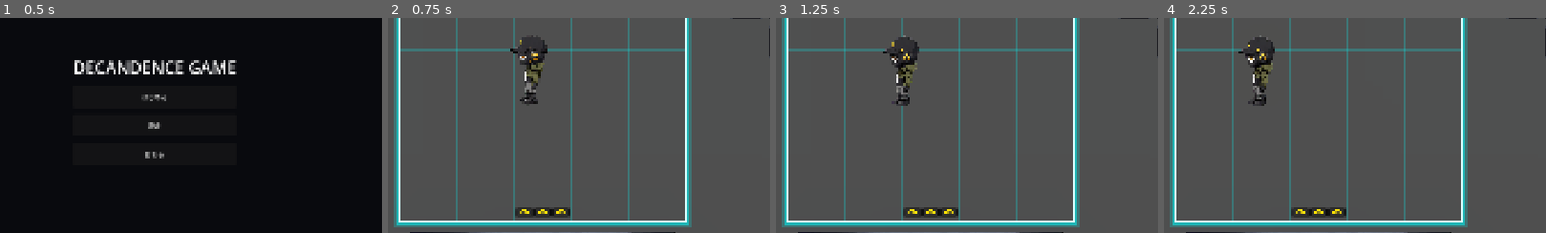
Above: before the commit, frames 1-4 (left to right).
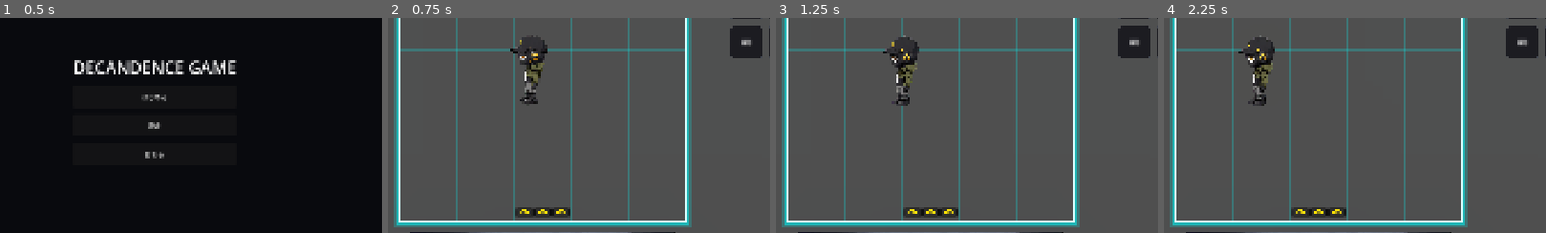
Above: after the commit, the same moments.

Repository: grimoire1089-coder/optimistic
Game: Godot game, scene res://Scenes/Boot/TitleScene.tscn
The game is run twice, just before and just after one commit, with the same random seed, the same clock (stepped at 60 frames per second) and the same inputs. Sound files missing from this copy of the repository are replaced by a short silence.
Inputs (mouse positions are % of the whole screen's width and height, from its top left):
- Up to frame 1 (0.5 s): no input
- Up to frame 2 (0.75 s): click "はじめる" at 0.5 s
- Up to frame 3 (1.25 s): no input
- Up to frame 4 (2.25 s): click (77, 34) at 1.25 s, where only the run after the commit has a clickable "移動"; click "BGM" at 2 s
The pictures show only the part of the screen within x 30-80%, y 28-78%; the shares and areas given below are measured in that part.

Frame 1 is identical in both runs. In frame 2, 1.3% of the frame differs, in the area x 89-98%, y 3-19%; in frame 3, 1.3%; in frame 4, 1.3%.

Commit message:
Add move button to main HUD

Diff:
--- a/Scenes/Main/MainScene.tscn
+++ b/Scenes/Main/MainScene.tscn
@@ -31,6 +31,7 @@
 [ext_resource type="PackedScene" path="res://Scenes/UI/Billing/BillPanel.tscn" id="28_bill_panel"]
 [ext_resource type="PackedScene" path="res://Scenes/UI/HUD/BillButton.tscn" id="29_bill_button"]
 [ext_resource type="Script" path="res://Scripts/UI/HUD/Modules/HudButtonActiveFrameController.gd" id="30_hud_active_frame"]
+[ext_resource type="PackedScene" path="res://Scenes/UI/HUD/MoveButton.tscn" id="31_move_button"]
 
 [sub_resource type="Environment" id="Environment_ctt6t"]
 glow_enabled = true
@@ -130,6 +131,8 @@
 
 [node name="BuildModeButton" parent="CanvasLayer" unique_id=767525503 instance=ExtResource("13_build_mode_button")]
 
+[node name="MoveButton" parent="CanvasLayer" instance=ExtResource("31_move_button")]
+
 [node name="WorkCreditButton" parent="CanvasLayer" unique_id=917382376 instance=ExtResource("7_work_credit_button")]
 
 [node name="BillButton" parent="CanvasLayer" instance=ExtResource("29_bill_button")]
